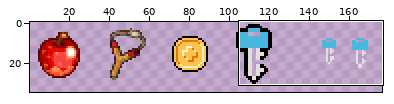
Sprite sheet, stored at res/Sheets/ItemsSpriteSheet.png. The first picture is a wide view before the edit; the outline marks the close-up.
Close-up. Before the commit:
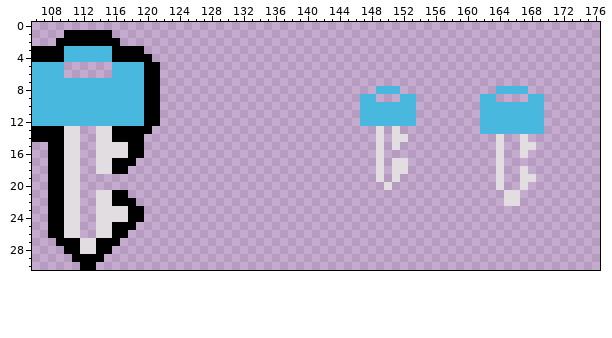
The file is 200x200 pixels. Colours within 5 levels of each other are drawn and written as one. Shown: x 106..176, y 0..30. The wide view leaves out empty margins.
And afterwards:
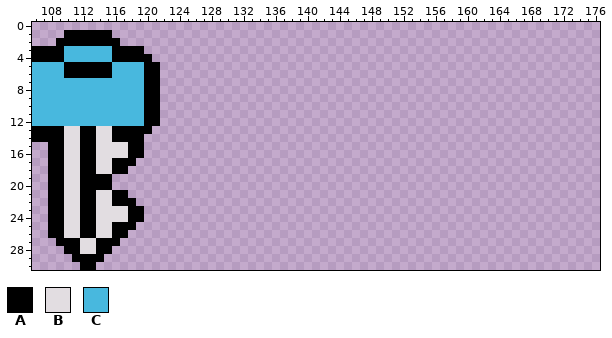
Palette (. is transparent): A #000000  B #e2dde1  C #48b8de
Edits made:
y 5..6: x 110..115 ...... -> AAAAAA
y 8: x 149..151 CCC -> ...; x 164..167 CCCC -> ....
y 9: x 147..148 CC -> ..; x 152..153 CC -> ..; x 162..163 CC -> ..; x 168..169 CC -> ..
y 10..12: x 147..153 CCCCCCC -> .......; x 162..169 CCCCCCCC -> ........
y 13: x 112..113 .. -> AA; x 149 B -> .; x 151 B -> .; x 162..169 CCCCCCCC -> ........
y 14: x 112..113 .. -> AA; x 149 B -> .; x 151..152 BB -> ..; x 164 B -> .; x 167 B -> .
y 15: x 112..113 .. -> AA; x 149 B -> .; x 151 B -> .; x 164 B -> .; x 167..168 BB -> ..
y 16: x 112..113 .. -> AA; x 149 B -> .; x 164 B -> .; x 167 B -> .
y 17: x 112..113 .. -> AA; x 149 B -> .; x 151..152 BB -> ..; x 164 B -> .
y 18: x 112..113 .. -> AA; x 149 B -> .; x 151..152 BB -> ..; x 164 B -> .; x 167 B -> .
y 19: x 112..115 .... -> AAAA; x 149 B -> .; x 151 B -> .; x 164 B -> .; x 167..168 BB -> ..
y 20: x 112..115 .... -> AAAA; x 150 B -> .; x 164 B -> .; x 167 B -> .
y 21..22: x 112..113 .. -> AA; x 165..166 BB -> ..
y 23..26: x 112..113 .. -> AA
